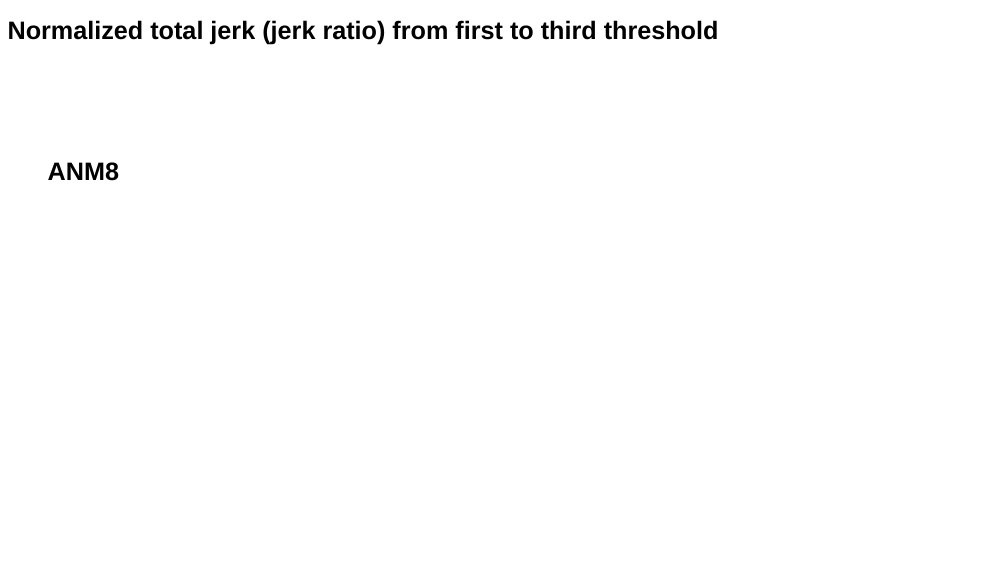
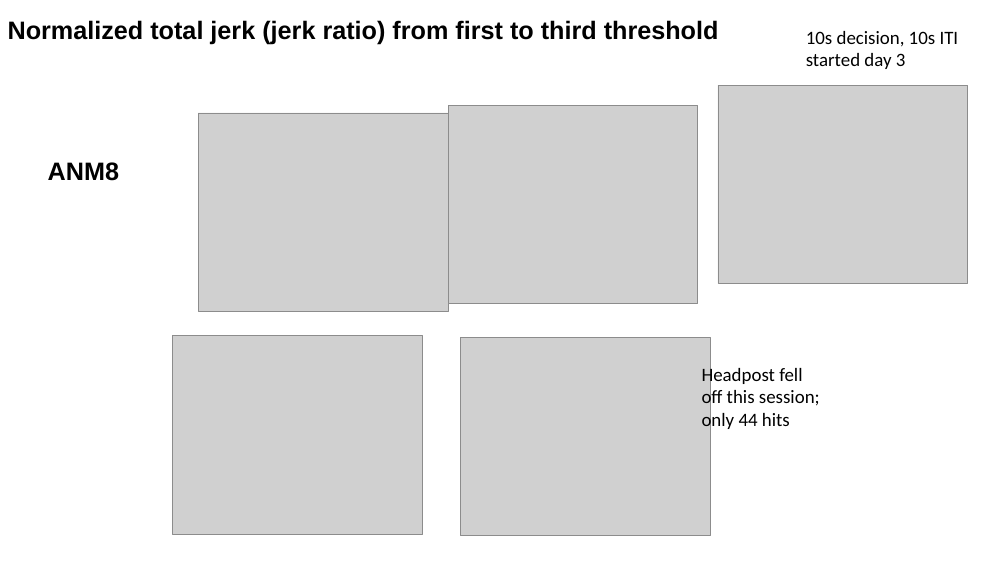
Before and after one commit to paulazoo/behavior, a slide deck: slide 6 of presentations_and_figures/240205.pptx. Drawn at 1008x567 pixels with LibreOffice and Linux fonts; fonts in the diff are those of the drawing; grey boxes stand for pictures. Boxes give left, top, right and bottom in pixels: in the first picture for what was removed or moved away, otherwise in the second. Text is boxed around its words. In the diff, an @@ line names an element or a change of style, - is before the commit and + after.

```diff
--- a/presentations_and_figures/240205.pptx
+++ b/presentations_and_figures/240205.pptx
@@ text added at box(806, 31, 959, 69), 18 pt, text #000000 @@
+10s decision, 10s ITI
+started day 3
@@ picture added at box(718, 85, 969, 283) @@
@@ picture added at box(198, 113, 448, 311) @@
@@ picture added at box(448, 105, 699, 303) @@
@@ picture added at box(172, 336, 423, 534) @@
@@ picture added at box(461, 337, 711, 535) @@
@@ text added at box(702, 365, 820, 432), 18 pt, text #000000 @@
+Headpost fell off this session; only 44 hits
```
Also in this commit, not shown: 6 other slides changed, 4 other files.
